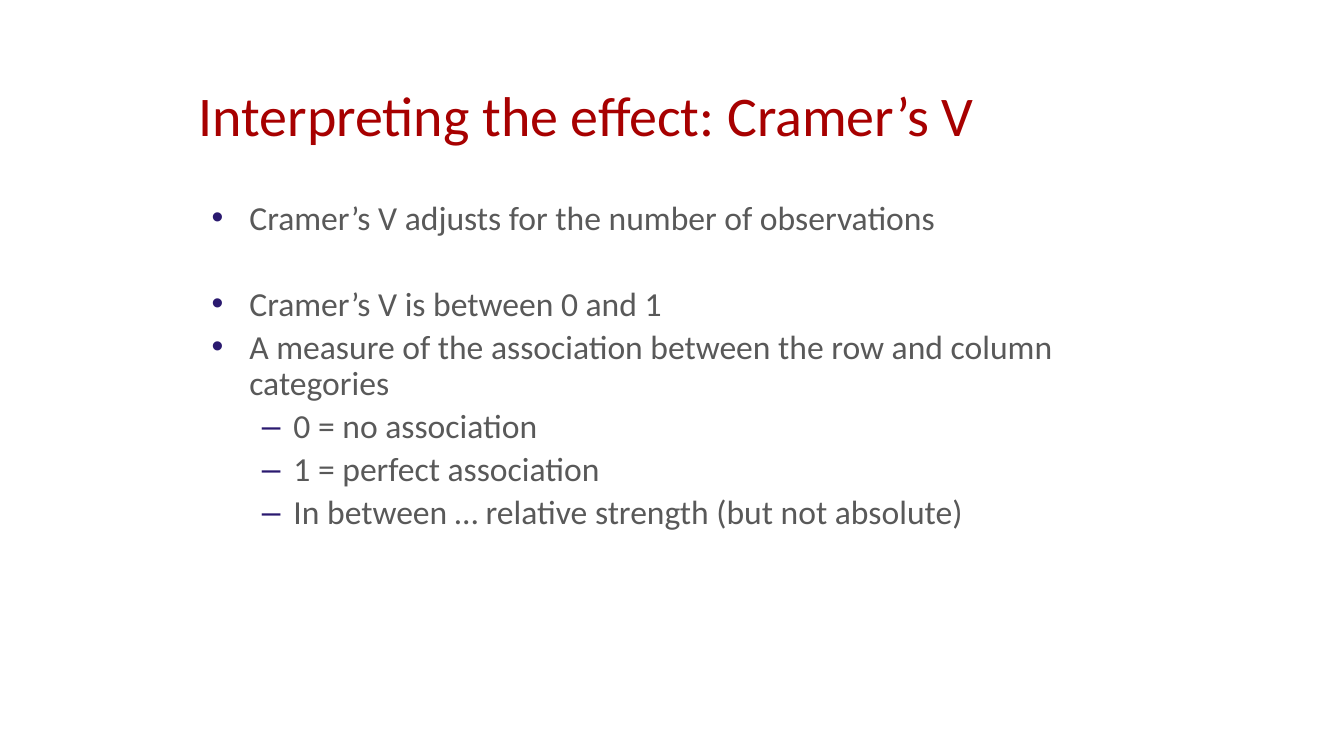
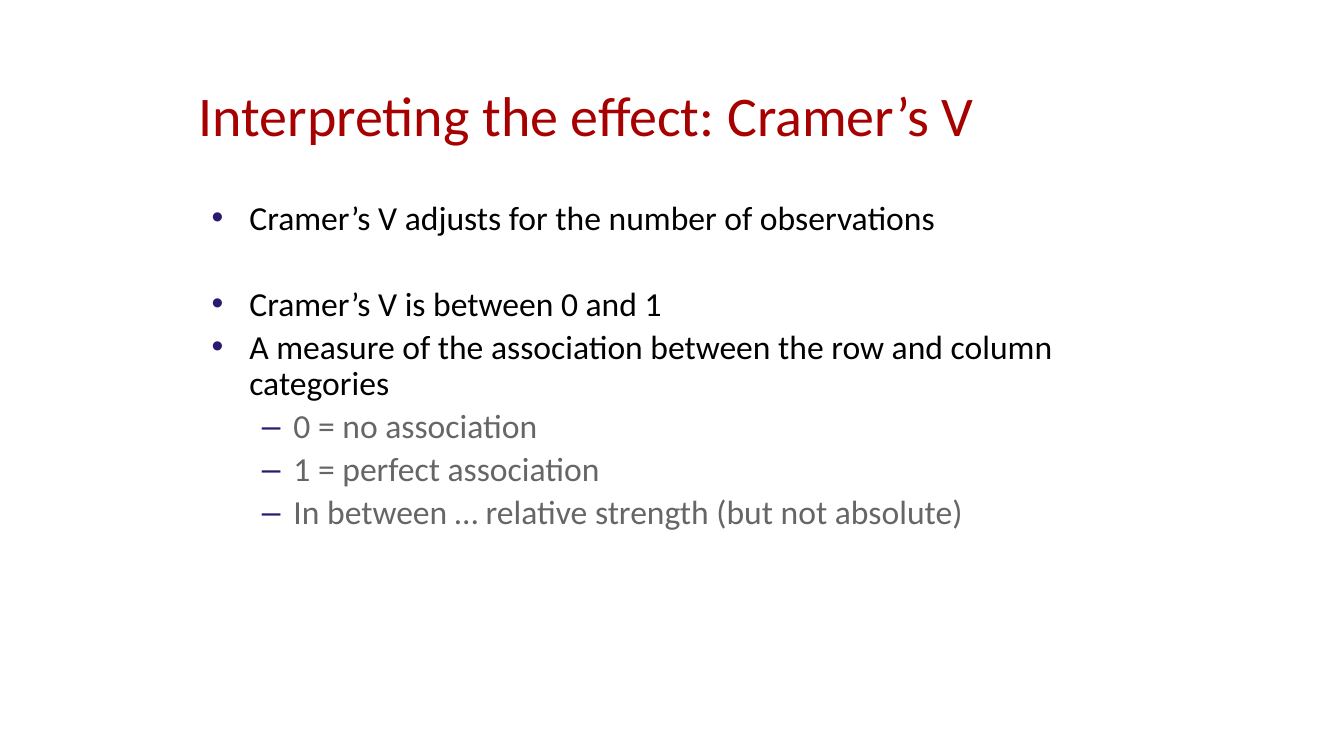
Before and after one commit to M1V0/FASS512, a slide deck: slide 30 of Week7/Week_7.pptx. Drawn at 1344x756 pixels with LibreOffice and Linux fonts; fonts in the diff are those of the drawing; background and template pictures are left out. Boxes give left, top, right and bottom in pixels: in the first picture for what was removed or moved away, otherwise in the second. Text is boxed around its words. In the diff, an @@ line names an element or a change of style, - is before the commit and + after.

```diff
--- a/Week7/Week_7.pptx
+++ b/Week7/Week_7.pptx
@@ text "Cramer’s V adjusts for the ..." at [249,206,1053,530]: text colour #595959 to #000000 in "Cramer’s V adjusts for the number of ...", "Cramer’s V is between 0 and 1", "A measure of the association between the ..."; text colour #595959 to #666666 in "0 = no association", "1 = perfect association", "In between … relative strength (but not ..." @@
```
Also in this commit, not shown: 11 other slides changed, 54 other files.
